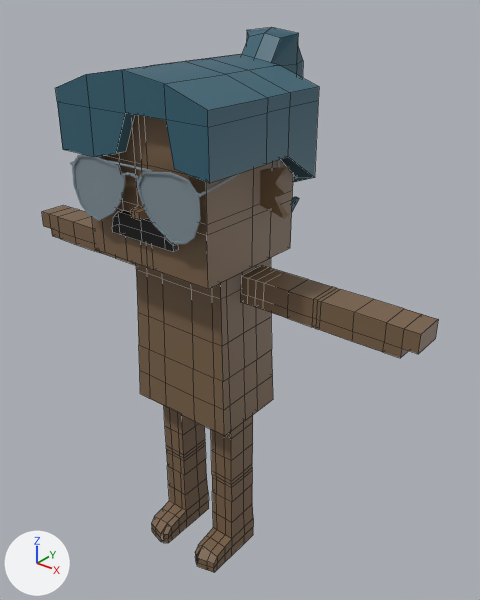
Renders of the FBX model mustachiorascals/fbx/0e61b73f-bd73-40e6-9351-b9c7a984176b.fbx from each side of a commit.
Both versions are drawn from a camera (50 mm lens) standing at (0.0218, -0.0229, 0.032) and looking at (0.0004, 0.0038, 0.0154). Arrows for +X, +Y and +Z are at lower left; the lights stay in place. Mesh edges are drawn as thin lines on the coarser meshes. Where no turn or scale is listed for an object, it has been applied to the vertices.

Names of what the first picture shows: 'e_6', 'ew_aviator_1', 'h_ponytail', 'm_investigator', 'mustachio_arms', 'mustachio_body', 'mustachio_head', 'mustachio_legs'.
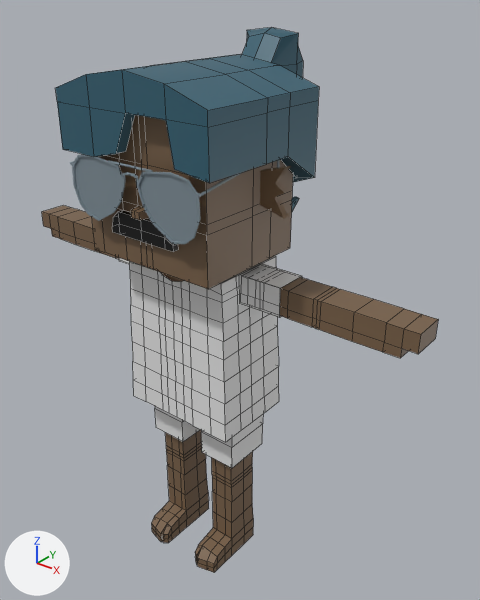
Where the change shows, as pixel boxes (x1, y1, x2, y2) in the pictures (480 x 600 px):
'c_shirt_1', added
    after: (130, 256, 279, 442)
'c_shorts', added
    after: (155, 407, 263, 468)
'c_shirt_2', added
    after: (119, 258, 302, 318)
'mustachio_body', unchanged, covered by the edit
    before: (136, 258, 273, 436)
    after: (161, 273, 184, 282)

The change in detail:
Material 'lower_garment' (mat_lower_garment) is new.
Its base color is (0.8, 0.8, 0.8) (white #e7e7e7).
Material 'upper_garment_1' (mat_upper_garment_1) is new.
Its base color is (0.8, 0.8, 0.8) (white #e7e7e7).
Mesh me_mesh_003_1 is new.
It has 32 vertices, 24 faces and spans x -0.003..0.003, y -0.00018..0.00265, z 0.00723..0.01232.
It uses material mat_lower_garment (white #e7e7e7).
Mesh me_mesh_009 is new.
It has 230 vertices, 212 faces and spans x -0.00349..0.00349, y -0.0013..0.00353, z 0.00994..0.01894.
It uses material mat_upper_garment_1 (white #e7e7e7).
Mesh me_mesh_010 is new.
It has 24 vertices, 18 faces and spans x -0.00561..0.00561, y 0.00027..0.00209, z 0.01737..0.01893.
It uses material mat_upper_garment_1 (white #e7e7e7).
Object 'c_shorts' (ob_c_shorts) is new; it shows me_mesh_003_1.
Its location is (0.0, 0.0, 0.0).
Object 'c_shirt_1' (ob_c_shirt_1) is new; it shows me_mesh_009.
Its location is (0.0, 0.0, 0.0).
Object 'c_shirt_2' (ob_c_shirt_2) is new; it shows me_mesh_010.
Its location is (0.0, 0.0, 0.0).
